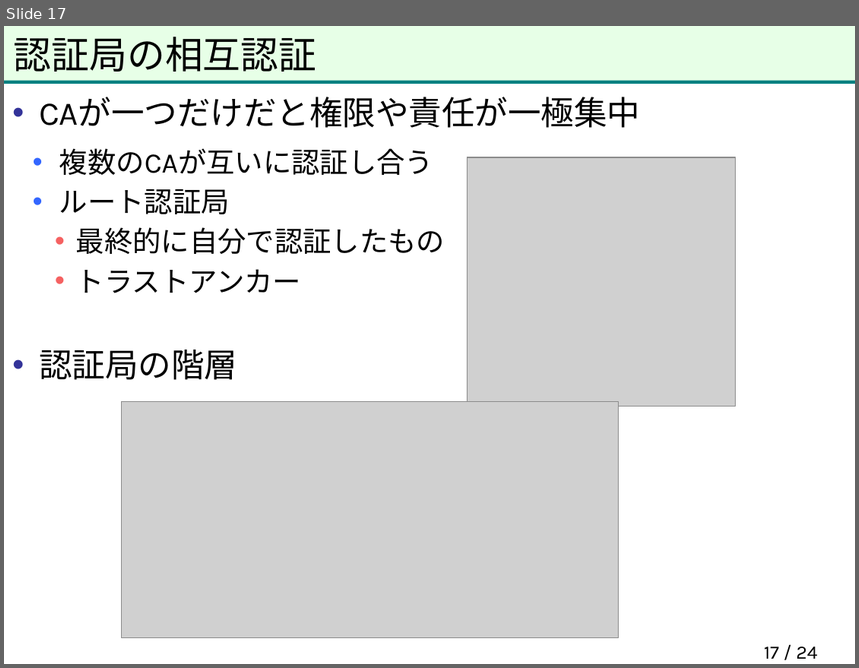
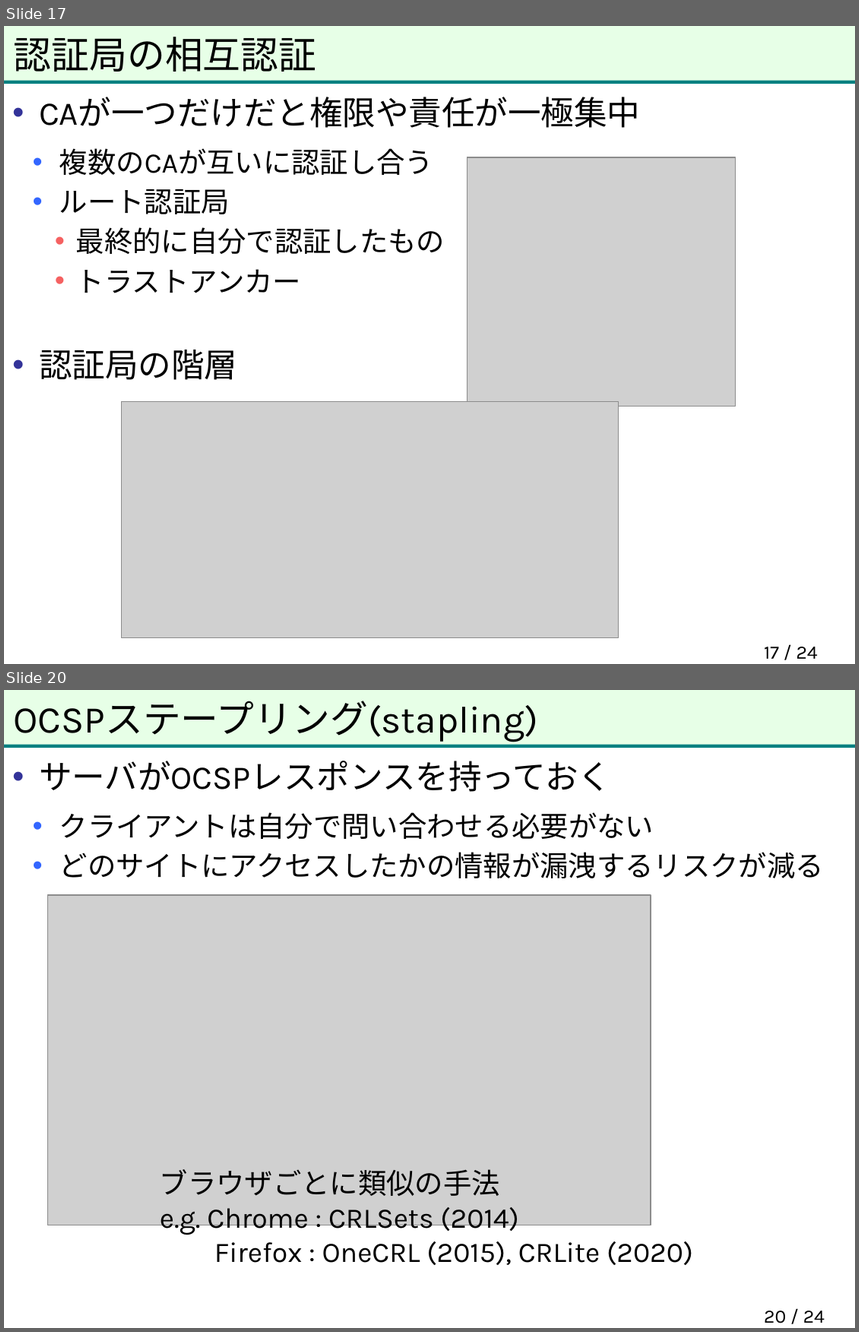
Before and after one commit to herumi/anninbon, a slide deck: lec/anninbon8.pptx. Shown one above the other, each under a label of ours: slide 17 before the commit, slides 17 and 20 after it; the slides between them are not shown. The pictures are 859x668 and 859x1332 pixels, drawn with LibreOffice and Linux fonts; fonts in the diff are those of the drawing; grey boxes stand for pictures; background and template pictures are left out. Boxes give left, top, right and bottom in pixels: in the first picture for what was removed or moved away, otherwise in the second. Text is boxed around its words. In the diff, an @@ line names an element or a change of style, - is before the commit and + after.

```diff
--- a/lec/anninbon8.pptx
+++ b/lec/anninbon8.pptx
@@ slide 20 added at bbox=[4, 690, 855, 1328], background #FFFFFF; not listed: 2 template elements that a slide beside it also shows @@
@@ title added at bbox=[14, 701, 538, 742], 32 pt, text #000000 @@
+OCSPステープリング(stapling)
@@ text added at bbox=[39, 761, 824, 1265], 24 pt, text #000000 @@
+• サーバがOCSPレスポンスを持っておく
+  • クライアントは自分で問い合わせる必要がない
+  • どのサイトにアクセスしたかの情報が漏洩するリスクが減る
+  ブラウザごとに類似の手法
+  e.g. Chrome : CRLSets (2014)
+  Firefox : OneCRL (2015), CRLite (2020)
@@ picture added at bbox=[47, 895, 651, 1225] @@
@@ page number added at bbox=[764, 1311, 825, 1324], 16 pt, text #000000 @@
+20 / 24
```
Also in this commit, not shown: 1 slide changed, 7 other slides added.
